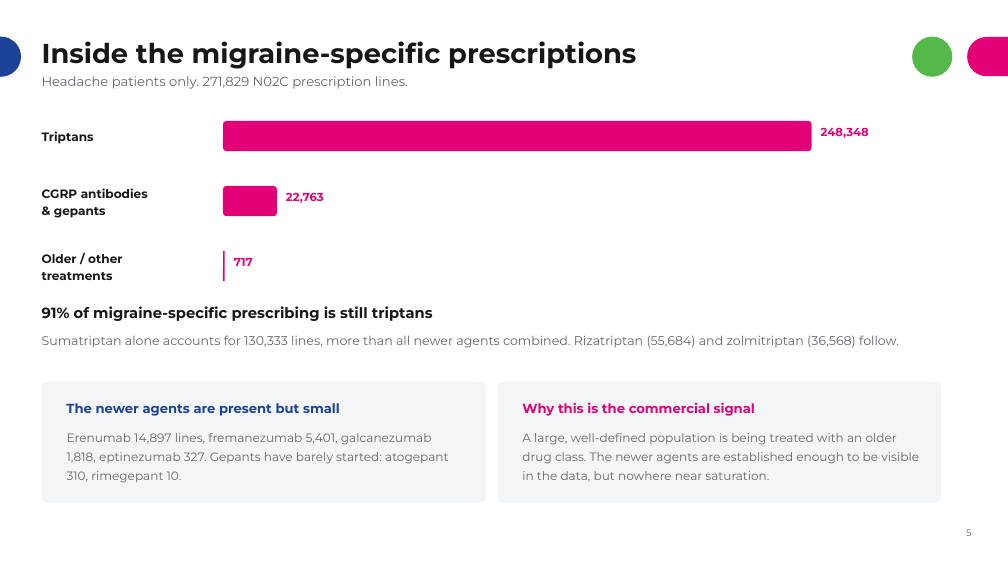
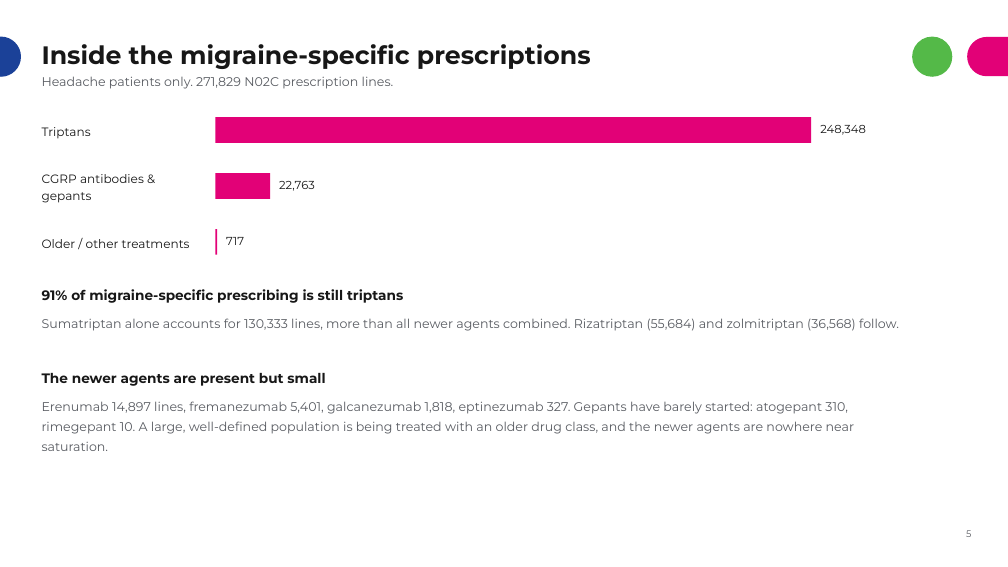
Before and after one commit to rj-irvine/de-migraine, a slide deck: slide 6 of documents/DE_Migraine_Treatment_Patterns_Summary.pptx. Drawn at 1008x567 pixels with LibreOffice and Linux fonts; fonts in the diff are those of the drawing. Boxes give left, top, right and bottom in pixels: in the first picture for what was removed or moved away, otherwise in the second. Text is boxed around its words. In the diff, an @@ line names an element or a change of style, - is before the commit and + after.

Commit message:
format simple

```diff
--- a/documents/DE_Migraine_Treatment_Patterns_Summary.pptx
+++ b/documents/DE_Migraine_Treatment_Patterns_Summary.pptx
@@ title "Inside the migraine-specific prescriptions" at <box>42,44,591,69</box>: size 26 to 24 pt @@
@@ text "Headache patients only. 271,829 N02C ..." at <box>42,76,394,89</box>: size 12.5 to 12 pt, text colour #63666B to #595C62; line spacing 1.15 to 1.2; more space between paragraphs @@
@@ text "Triptans" at <box>42,127,91,139</box>: bold off; line spacing 1.15 to 1.2 @@
@@ rectangle: place and size @@
-rectangle at <box>223,121,811,151</box>
+rectangle at <box>216,117,811,143</box>
@@ text at <box>42,174,144,203</box>: text changed; bold off @@
-CGRP antibodies
-& gepants
+CGRP antibodies & gepants
@@ rectangle: place and size @@
-rectangle at <box>223,186,277,216</box>
+rectangle at <box>216,173,270,199</box>
@@ text "22,763": place and size @@
-text "22,763" at <box>286,192,324,203</box>
+text "22,763" at <box>279,181,315,191</box>
@@ text at <box>42,239,190,248</box>: text changed; bold off @@
-Older / other
-treatments
+Older / other treatments
@@ rounded rectangle to rectangle in 3 elements at <box>216,117,811,143</box>, <box>216,173,270,199</box>, <box>216,229,217,255</box> @@
@@ rectangle: place and size @@
-rectangle at <box>223,251,225,281</box>
+rectangle at <box>216,229,217,255</box>
@@ text colour #E20177 to #171717, bold off; line spacing 1.15 to 1.2; more space between paragraphs in 3 elements at <box>820,125,866,135</box>, <box>279,181,315,191</box>, <box>226,237,244,245</box> @@
@@ text "717": place and size @@
-text "717" at <box>234,258,253,266</box>
+text "717" at <box>226,237,244,245</box>
@@ text "91% of migraine-specific prescribing is ...": place and size @@
-text "91% of migraine-specific prescribing is ..." at <box>42,306,433,321</box>
+text "91% of migraine-specific prescribing is ..." at <box>42,289,403,303</box>
@@ text "91% of migraine-specific prescribing is ..." at <box>42,289,403,303</box>: size 14 to 13 pt; line spacing 1.15 to 1.2; more space between paragraphs @@
@@ text "Sumatriptan alone accounts for 130,333 ...": place and size @@
-text "Sumatriptan alone accounts for 130,333 ..." at <box>42,335,899,348</box>
+text "Sumatriptan alone accounts for 130,333 ..." at <box>42,318,899,331</box>
@@ text "Sumatriptan alone accounts for 130,333 ..." at <box>42,318,899,331</box>: text colour #63666B to #595C62; more space between paragraphs @@
@@ text "The newer agents are present ...": place and size @@
-text "The newer agents are present ..." at <box>66,403,340,416</box>
+text "The newer agents are present ..." at <box>42,373,325,386</box>
@@ text "The newer agents are present ..." at <box>42,373,325,386</box>: size 12.5 to 13 pt, text colour #1B4198 to #171717; line spacing 1.15 to 1.2; more space between paragraphs @@
@@ rounded rectangle removed at <box>42,382,485,503</box> @@
@@ rounded rectangle removed at <box>498,382,941,503</box> @@
@@ text at <box>42,401,854,451</box>: text changed; size 11.5 to 12 pt; text colour #63666B to #595C62 @@
-Erenumab 14,897 lines, fremanezumab 5,401, galcanezumab 1,818, eptinezumab 327. Gepants have barely started: atogepant 310, rimegepant 10.
+Erenumab 14,897 lines, fremanezumab 5,401, galcanezumab 1,818, eptinezumab 327. Gepants have barely started: atogepant 310, rimegepant 10. A large, well-defined population is being treated with an older drug class, and the newer agents are nowhere near saturation.
@@ text removed at <box>522,402,755,416</box> @@
-Why this is the commercial signal
@@ text removed at <box>522,433,919,482</box> @@
-A large, well-defined population is being treated with an older drug class. The newer agents are established enough to be visible in the data, but nowhere near saturation.
```
Also in this commit, not shown: 8 other slides changed.
